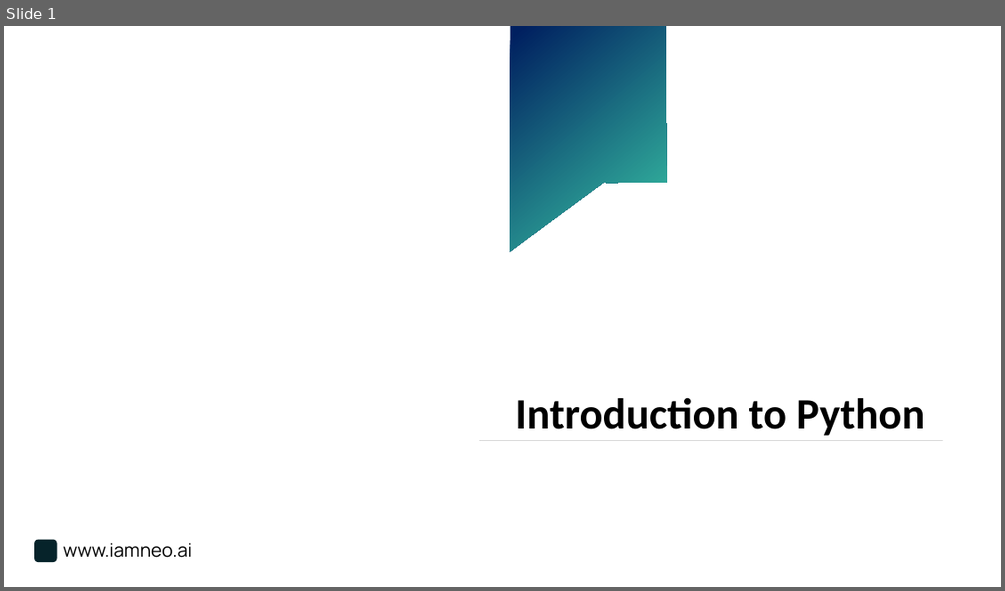
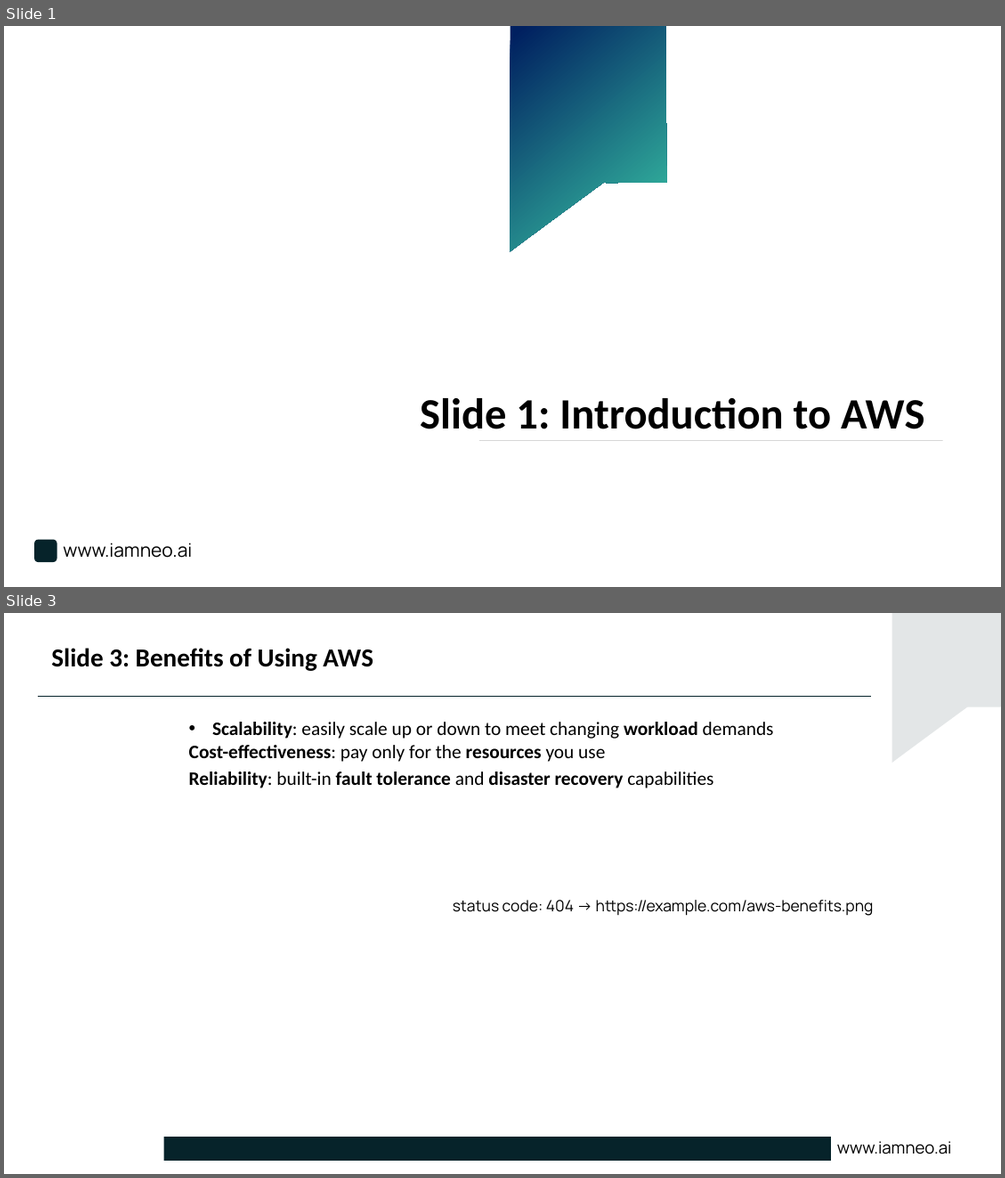
Before and after one commit to DivakarSathees/PptxGenerator-python, a slide deck: Cloud_Trends_2025.pptx. Shown one above the other, each under a label of ours: slide 1 before the commit, slides 1 and 3 after it; the slides between them are not shown. The pictures are 1005x591 and 1005x1178 pixels, drawn with LibreOffice and Linux fonts; fonts in the diff are those of the drawing; background and template pictures are left out. Boxes give left, top, right and bottom in pixels: in the first picture for what was removed or moved away, otherwise in the second. Text is boxed around its words. In the diff, an @@ line names an element or a change of style, - is before the commit and + after.

```diff
--- a/Cloud_Trends_2025.pptx
+++ b/Cloud_Trends_2025.pptx
@@ slide 3 added at (x1=4, y1=613, x2=1001, y2=1174), background #FFFFFF @@
@@ freeform shape added at (x1=892, y1=613, x2=1001, y2=763), fill #06232A at 11% opacity @@
@@ title added at (x1=51, y1=648, x2=373, y2=671), 30 pt, text #000000, bold @@
+Slide 3: Benefits of Using AWS
@@ line added from (38, 696) to (871, 696), #06232A 0.5 pt @@
@@ text added at (x1=189, y1=722, x2=774, y2=788), 22 pt, text #000000, bold @@
+• Scalability: easily scale up or down to meet changing workload demands
+Cost-effectiveness: pay only for the resources you use
+Reliability: built-in fault tolerance and disaster recovery capabilities
@@ text added at (x1=453, y1=900, x2=874, y2=916), 18 pt, text #000000 @@
+status code: 404 -> https://example.com/aws-benefits.png
@@ rectangle added at (x1=164, y1=1136, x2=832, y2=1160), fill #06232A @@
@@ text added at (x1=837, y1=1141, x2=952, y2=1154), 19.2 pt, text #000000 @@
+www.iamneo.ai
@@ slide 1 changed as well @@
@@ text at (x1=420, y1=398, x2=924, y2=429): text changed @@
-Introduction to Python
+Slide 1: Introduction to AWS
```
Also in this commit, not shown: 1 other slide changed, 9 other slides added, 10 slides removed, 13 other files.
